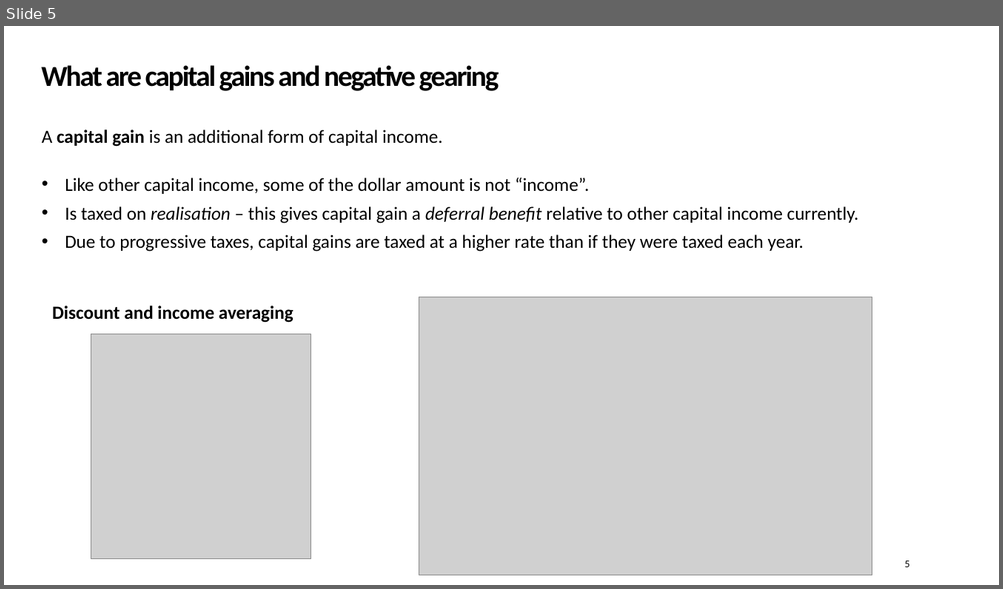
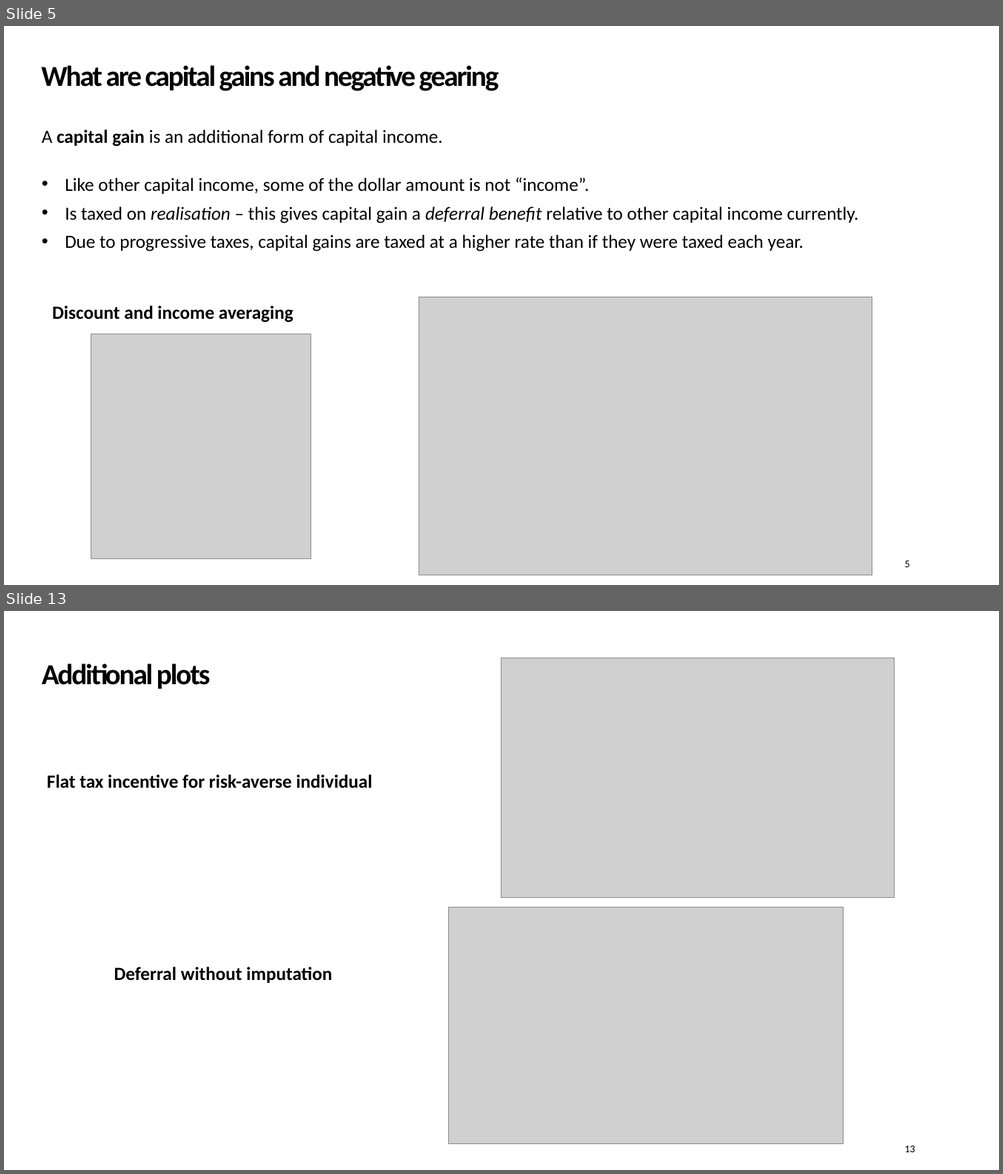
Before and after one commit to Zjub/TVHENZ, a slide deck: e61 Projects/Presentations/QETA Post-Budget 2026.pptx. Shown one above the other, each under a label of ours: slide 5 before the commit, slides 5 and 13 after it; the slides between them are not shown. The pictures are 1003x589 and 1003x1174 pixels, drawn with LibreOffice and Linux fonts; fonts in the diff are those of the drawing; grey boxes stand for pictures; background and template pictures are left out. Boxes give left, top, right and bottom in pixels: in the first picture for what was removed or moved away, otherwise in the second. Text is boxed around its words. In the diff, an @@ line names an element or a change of style, - is before the commit and + after.

```diff
--- a/e61 Projects/Presentations/QETA Post-Budget 2026.pptx
+++ b/e61 Projects/Presentations/QETA Post-Budget 2026.pptx
@@ slide 13 added at (4, 611, 999, 1170), background #FFFFFF @@
@@ title added at (42, 664, 210, 689), 28 pt, text #000000, bold @@
+Additional plots
@@ picture added at (502, 658, 894, 897) @@
@@ text added at (47, 775, 373, 789), 18 pt, text #000000, bold @@
+Flat tax incentive for risk-averse individual
@@ picture added at (448, 907, 843, 1145) @@
@@ text added at (114, 967, 332, 983), 18 pt, text #000000, bold @@
+Deferral without imputation
@@ page number added at (905, 1146, 915, 1153), 10 pt, text #000000 @@
+13
```
Also in this commit, not shown: 6 slides changed, 7 other slides added, 1 slide removed, 3 other files.
